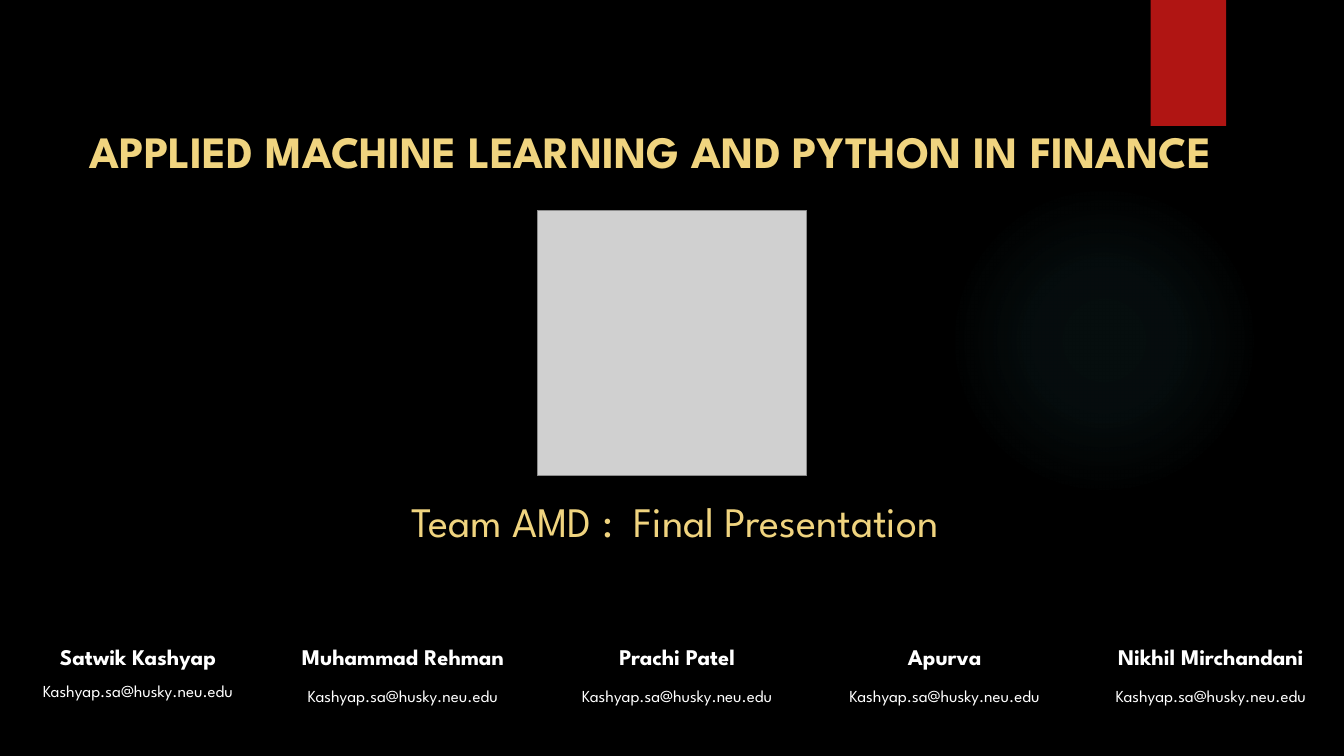
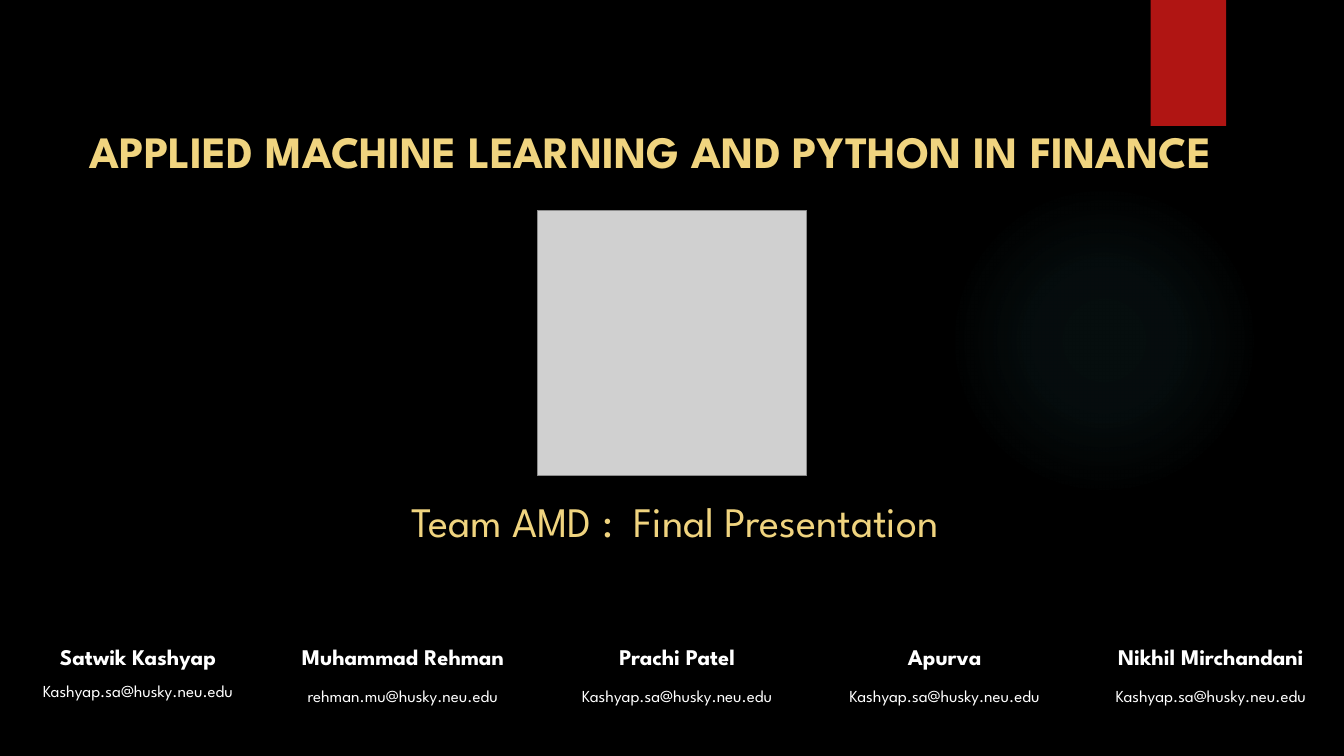
Before and after one commit to satwik2663/Machine-Learning-AMD-Stock-data-analysis-and-Trading-Strategies, a slide deck: slide 1 of Presentation_Final.pptx. Drawn at 1344x756 pixels with LibreOffice and Linux fonts; fonts in the diff are those of the drawing; grey boxes stand for pictures; background and template pictures are left out. Boxes give left, top, right and bottom in pixels: in the first picture for what was removed or moved away, otherwise in the second. Text is boxed around its words. In the diff, an @@ line names an element or a change of style, - is before the commit and + after.

```diff
--- a/Presentation_Final.pptx
+++ b/Presentation_Final.pptx
@@ table at <box>13,645,1344,756</box> @@
-row 1, column 2: Muhammad Rehman / Kashyap.sa@husky.neu.edu
+row 1, column 2: Muhammad Rehman / rehman.mu@husky.neu.edu
```
Also in this commit, not shown: 6 other slides changed, 16 slides added, 3 slides removed.
